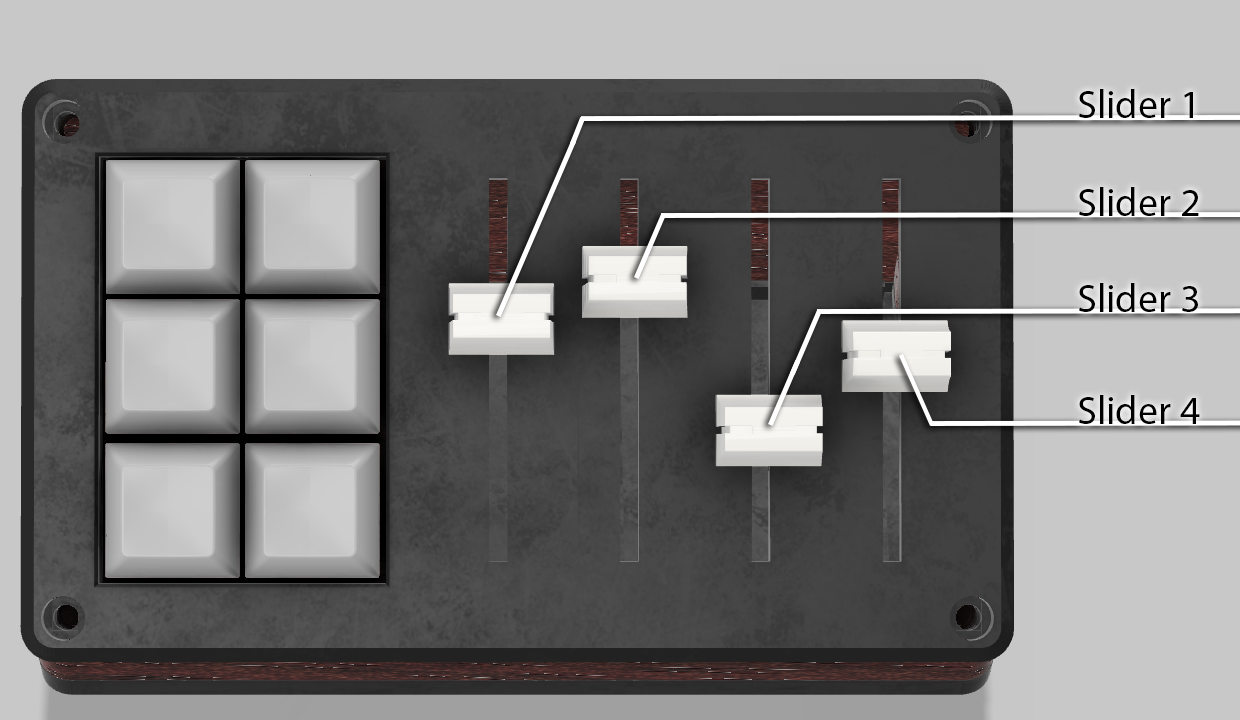
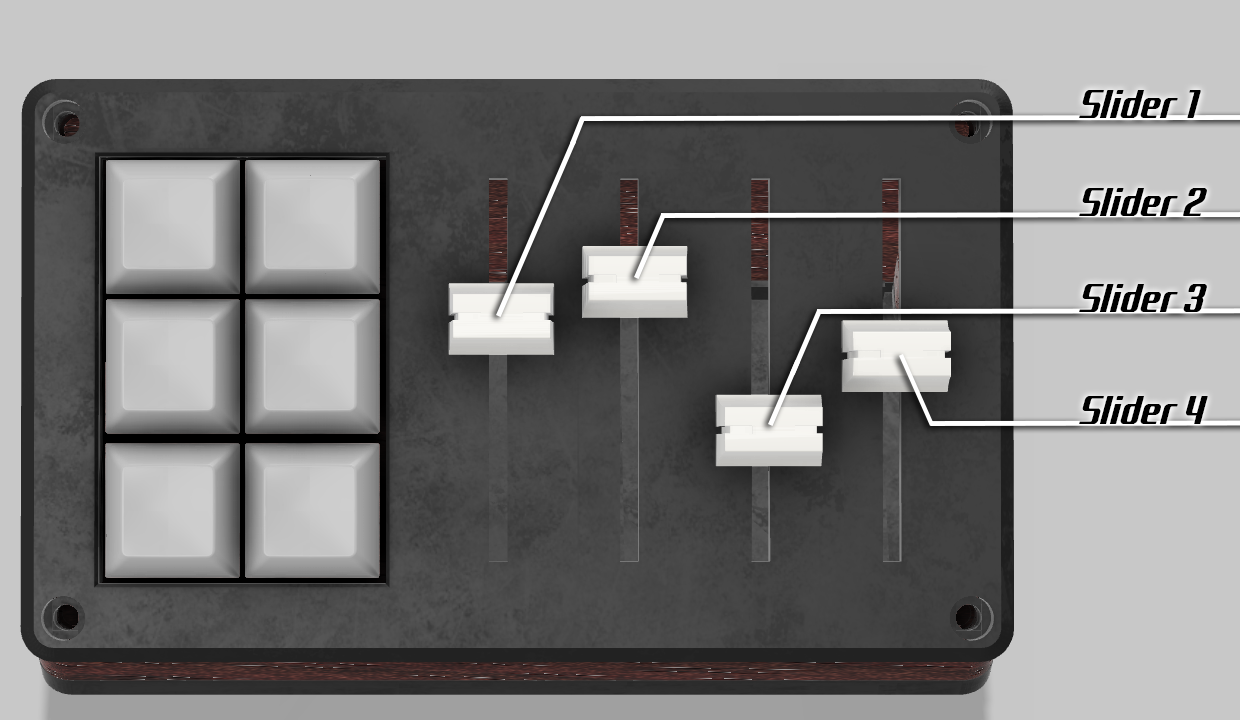
Layered file, before and after one edit (1240x720). Changes by layer:
painted on "Slider 4" over 1079, 395, 1208, 424
painted on "Slider 3" over 1079, 283, 1207, 312
painted on "Slider 2" over 1079, 187, 1207, 216
painted on "Slider 1" over 1079, 89, 1201, 118
removed layer "Layer 1" over 1074, 84, 1213, 430
